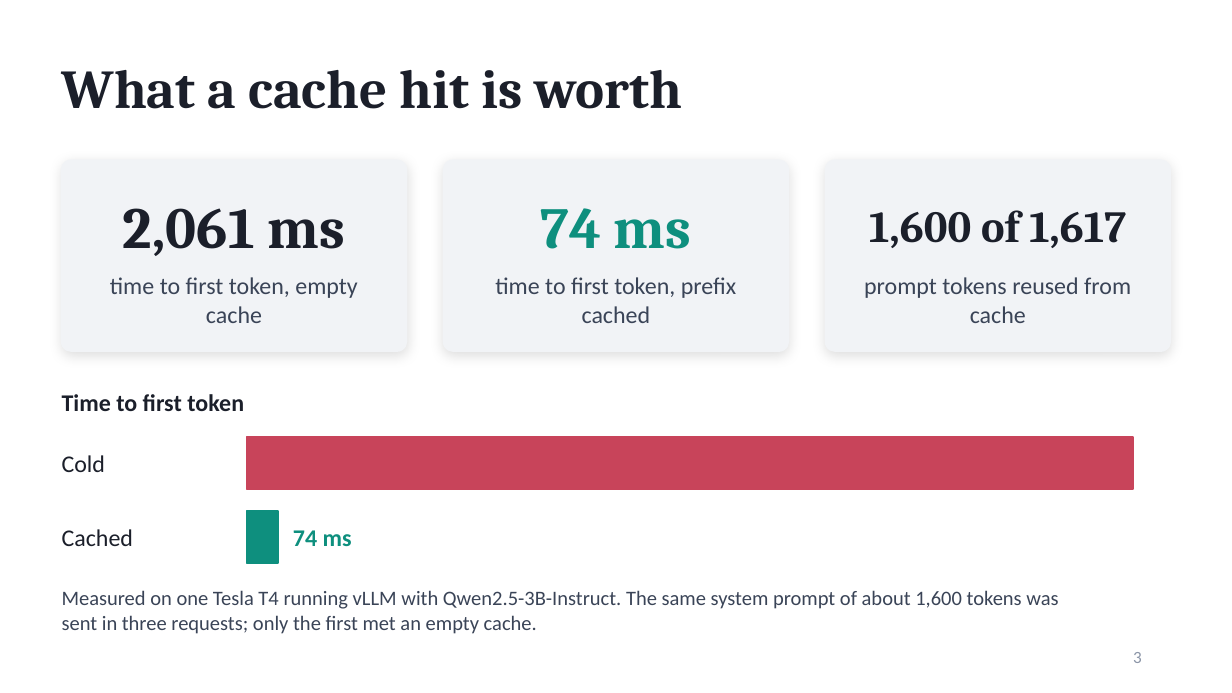
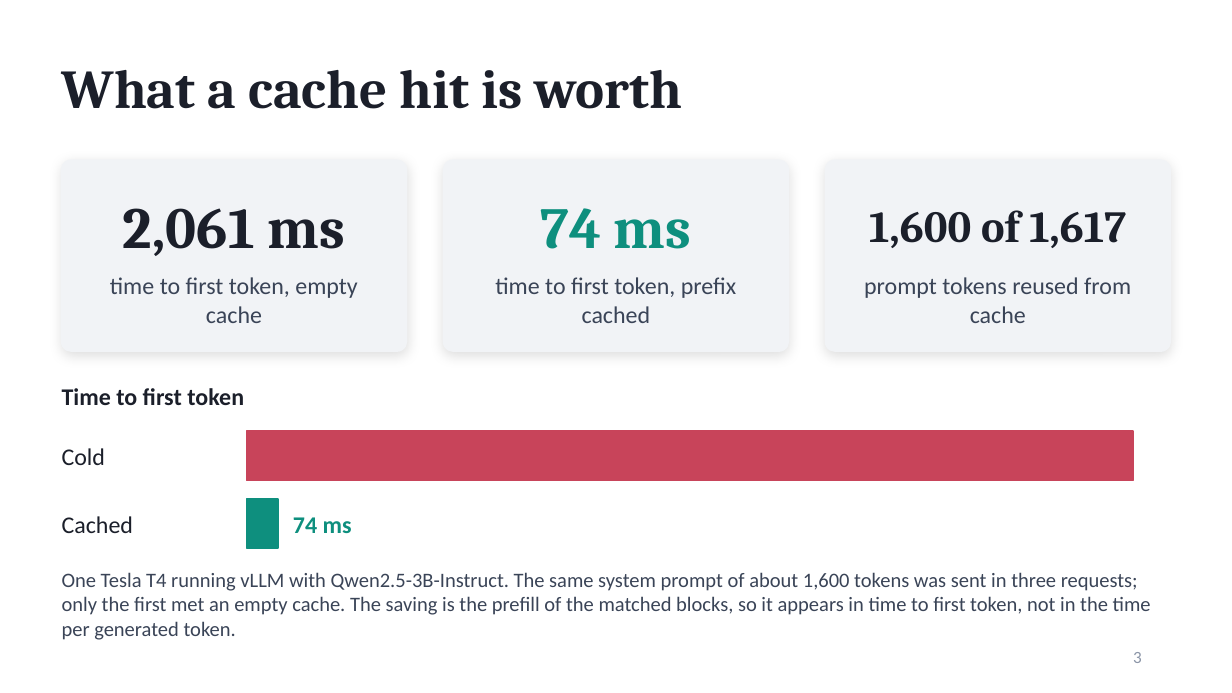
Before and after one commit to Akshataram/distrouter, a slide deck: slide 3 of docs/presentation/SwiftServe_Presentation.pptx. Drawn at 1232x693 pixels with LibreOffice and Linux fonts; fonts in the diff are those of the drawing. Boxes give left, top, right and bottom in pixels: in the first picture for what was removed or moved away, otherwise in the second. Text is boxed around its words. In the diff, an @@ line names an element or a change of style, - is before the commit and + after.

```diff
--- a/docs/presentation/SwiftServe_Presentation.pptx
+++ b/docs/presentation/SwiftServe_Presentation.pptx
@@ 2 texts, 1 rectangle: place and size @@
-2 texts, 1 rectangle at [62, 394, 1133, 489]
+2 texts, 1 rectangle at [62, 388, 1133, 480]
@@ 2 texts, 1 rectangle: place and size @@
-2 texts, 1 rectangle at [62, 511, 352, 563]
+2 texts, 1 rectangle at [62, 499, 352, 548]
@@ text at [62, 572, 1151, 640]: text changed @@
-Measured on one Tesla T4 running vLLM with Qwen2.5-3B-Instruct. The same system prompt of about 1,600 tokens was sent in three requests; only the first met an empty cache.
+One Tesla T4 running vLLM with Qwen2.5-3B-Instruct. The same system prompt of about 1,600 tokens was sent in three requests; only the first met an empty cache. The saving is the prefill of the matched blocks, so it appears in time to first token, not in the time per generated token.
```
Also in this commit, not shown: 10 other slides changed, 5 slides added, 1 slide removed, 4 other files.
